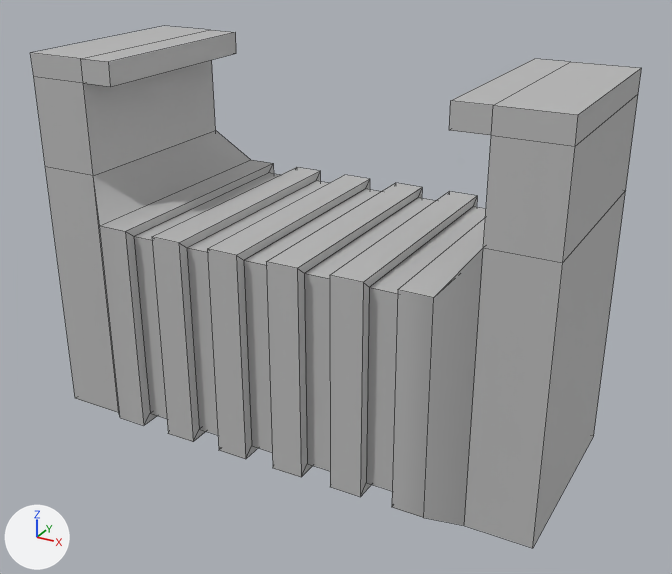
Renders of the FBX model FIT3145_Assignment1/Assets/Resources/Models/Upgrades/Model_Generator.fbx from each side of a commit.
Rendered twice from a 50 mm camera at (0.0161, -0.0285, 0.0154) aimed at (0.0006, -0.0002, 0.0013). The axes (+X, +Y, +Z) are drawn at lower left. The lights are the same throughout. Mesh edges are drawn as thin lines. Where no turn or scale is listed for an object, it has been applied to the vertices.

Names of what the first picture shows: 'GeneratorMark2'.
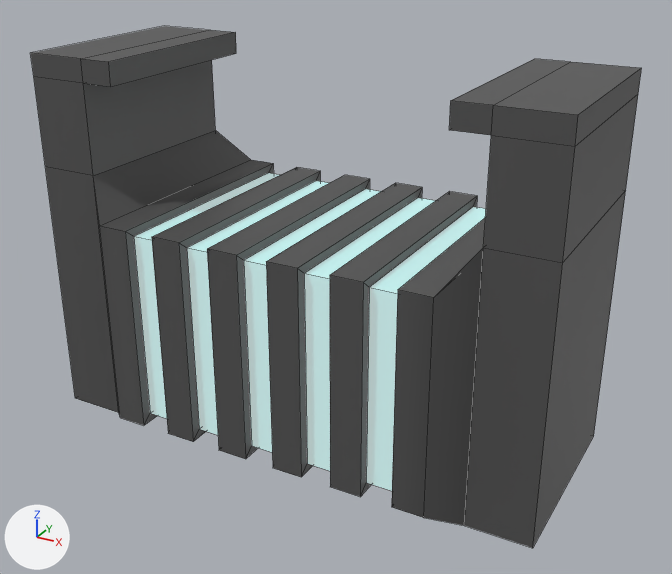
Commit message: Electric generator material fixed

Boxes [x1, y1, x2, y2] around the edits, measured in the pictures (672 x 574 px):
```json
{"part": 1, "of": "me_mesh", "change": "recoloured", "before": [31, 26, 641, 548], "after": [31, 26, 641, 548]}
{"part": 2, "of": "me_mesh", "change": "recoloured", "before": [134, 173, 486, 491], "after": [134, 173, 486, 491], "on screen": "grey to white"}
```

Scene script edits in JSON lines:
```json
{"op": "add", "block": "mat_lambert3", "code": ["mat_lambert3 = principled_material('lambert3')", "mat_lambert3.base_color = (0.148, 0.551, 0.537)  # cyan #6bc4c2", "mat_lambert3.emission_color = (0.4, 0.4, 0.4)  # grey #aaaaaa", "mat_lambert3.emission_strength = 1.0"]}
{"op": "add", "block": "mat_electricgrey", "code": ["mat_electricgrey = principled_material('ElectricGrey')", "mat_electricgrey.base_color = (0.0839, 0.0839, 0.0839)  # dark grey #525252"]}
{"block": "me_mesh", "where": "me_mesh.from_pydata(...)  # 128 vertices, 126 faces; spans x -0.01..0.01, y -0.0049..0.0049, z -0.0047..0.0097"}
{"block": "me_mesh", "where": "# used by ob_generatormark2; location = (0.0, 0.0, 0.0)"}
{"block": "me_mesh", "change": "me_mesh part 1: 106 of the faces centred in x -0.01..0.01, y -0.0049..0.0049, z -0.0047..0.0097 switch from mat_lambert1 (grey #bcbcbc) to mat_electricgrey (dark grey #525252)"}
{"block": "me_mesh", "change": "me_mesh part 2: all 20 faces centred in x -0.0047..0.0047, y -0.0045..0.0045, z -0.0037..0.0037 switch from mat_lambert1 (grey #bcbcbc) to mat_lambert3 (cyan #6bc4c2)"}
```
